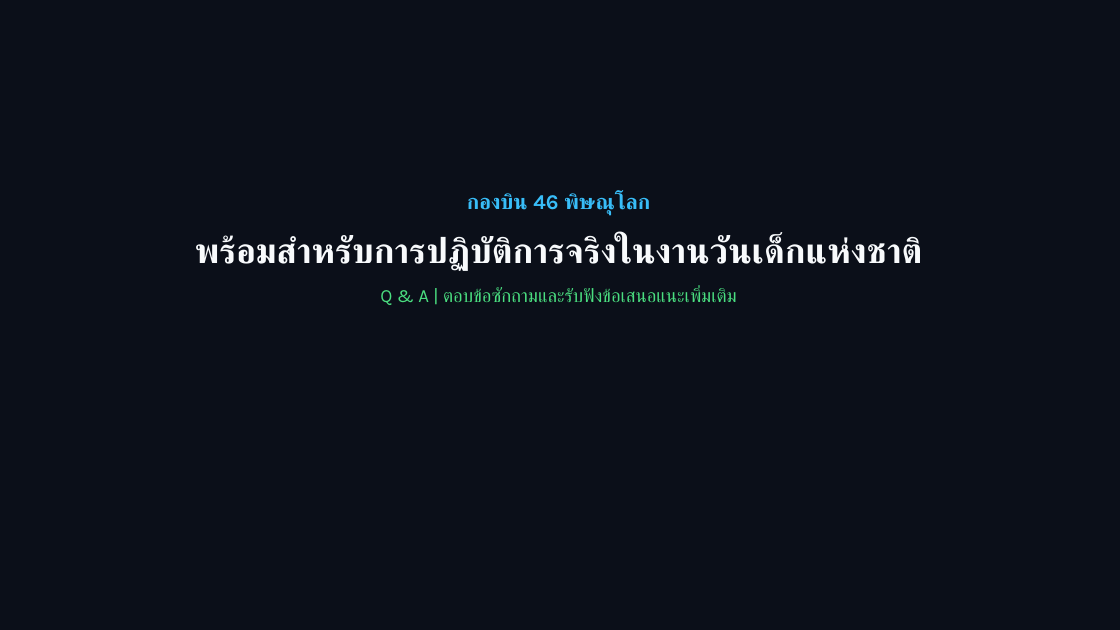
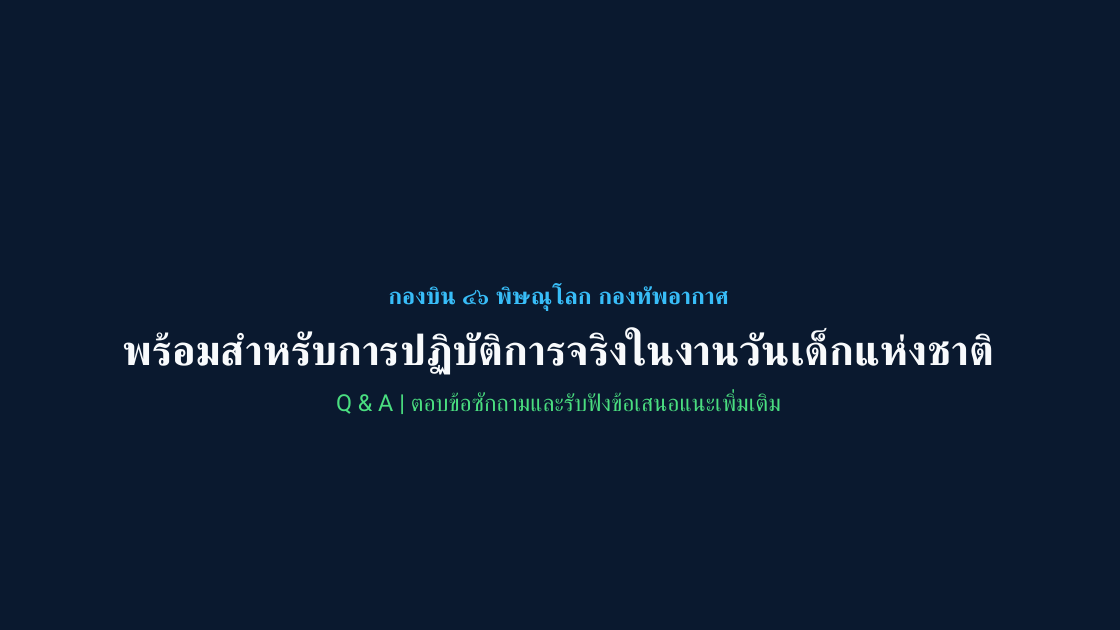
Before and after one commit to charkhrit/CDs-checkin-system, a slide deck: slide 10 of DOCs/CDs_Checkin_System_Presentation.pptx. Drawn at 1120x630 pixels with LibreOffice and Linux fonts; fonts in the diff are those of the drawing. Boxes give left, top, right and bottom in pixels: in the first picture for what was removed or moved away, otherwise in the second. Text is boxed around its words. In the diff, an @@ line names an element or a change of style, - is before the commit and + after.

Commit message:
Update docs and presentation to official TH SarabunPSK with high-res graphics and official formatting

```diff
--- a/DOCs/CDs_Checkin_System_Presentation.pptx
+++ b/DOCs/CDs_Checkin_System_Presentation.pptx
@@ background #0B0F19 to #0A192F @@
@@ text "กองบิน ๔๖ พิษณุโลก กองทัพอากาศ": place and size @@
-text "กองบิน ๔๖ พิษณุโลก กองทัพอากาศ" at (195,193,921,305)
+text "กองบิน ๔๖ พิษณุโลก กองทัพอากาศ" at (123,286,993,414)
@@ text at (388,286,728,311): text changed; size 18 to 20 pt; font Karla to Roboto @@
-กองบิน 46 พิษณุโลก
+กองบิน ๔๖ พิษณุโลก กองทัพอากาศ
@@ text at (123,333,993,414): size 30 to 36 pt in "พร้อมสำหรับการปฏิบัติการจริงในงานวันเด็กแห่งชาติ"; font Karla to Roboto in "พร้อมสำหรับการปฏิบัติการจริงในงานวันเด็กแห่งชาติ", "Q & A | ตอบข้อซักถามและรับฟังข้อเสนอแนะเพิ่มเติม"; size 16 to 20 pt in "Q & A | ตอบข้อซักถามและรับฟังข้อเสนอแนะเพิ่มเติม" @@
```
Also in this commit, not shown: 9 other slides changed, 4 other files.
